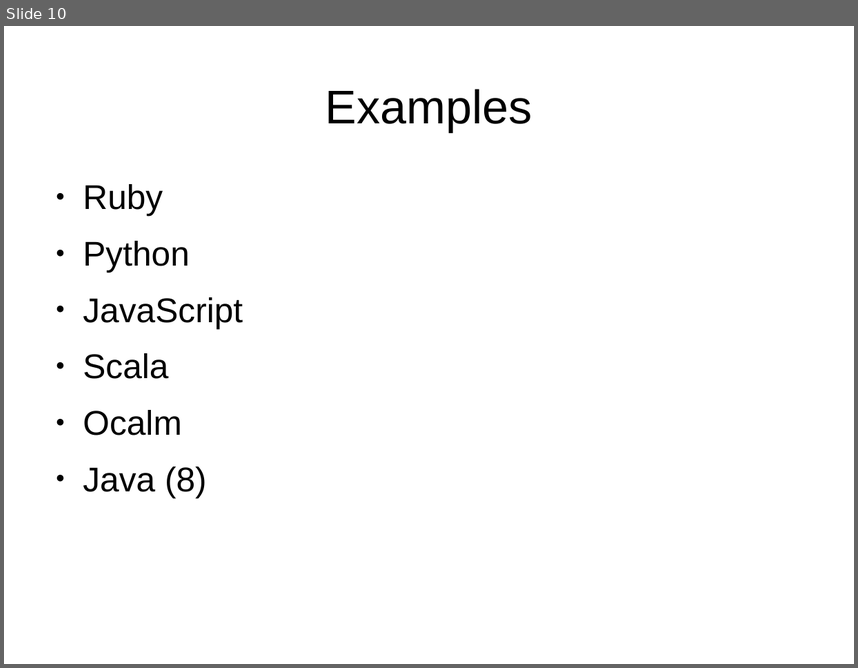
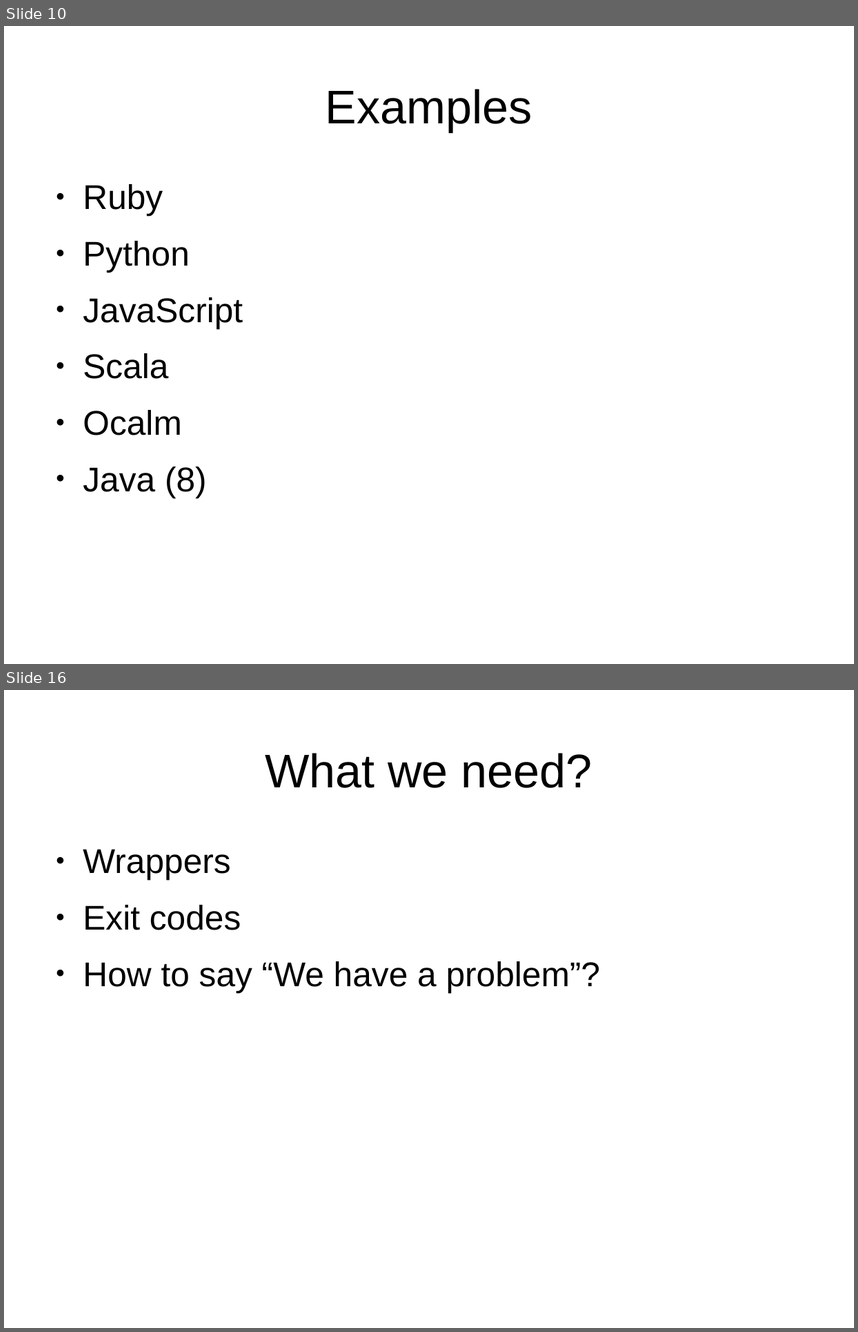
Before and after one commit to Koziolek/warsjawa_2014, a slide deck: beginning_fp/ch1.odp. Shown one above the other, each under a label of ours: slide 10 before the commit, slides 10 and 16 after it; the slides between them are not shown. The pictures are 858x668 and 858x1332 pixels, drawn with LibreOffice and Linux fonts; fonts in the diff are those of the drawing. Boxes give left, top, right and bottom in pixels: in the first picture for what was removed or moved away, otherwise in the second. Text is boxed around its words. In the diff, an @@ line names an element or a change of style, - is before the commit and + after.

```diff
--- a/beginning_fp/ch1.odp
+++ b/beginning_fp/ch1.odp
@@ slide 16 added at [4,690,854,1328], background #FFFFFF @@
@@ title added at [265,753,593,788], 44 pt, text #000000 @@
+What we need?
@@ text added at [83,849,601,992], 32 pt, text #000000 @@
+● Wrappers
+● Exit codes
+● How to say “We have a problem”?
```
Also in this commit, not shown: 2 slides changed, 8 other slides added, 2 other files.
